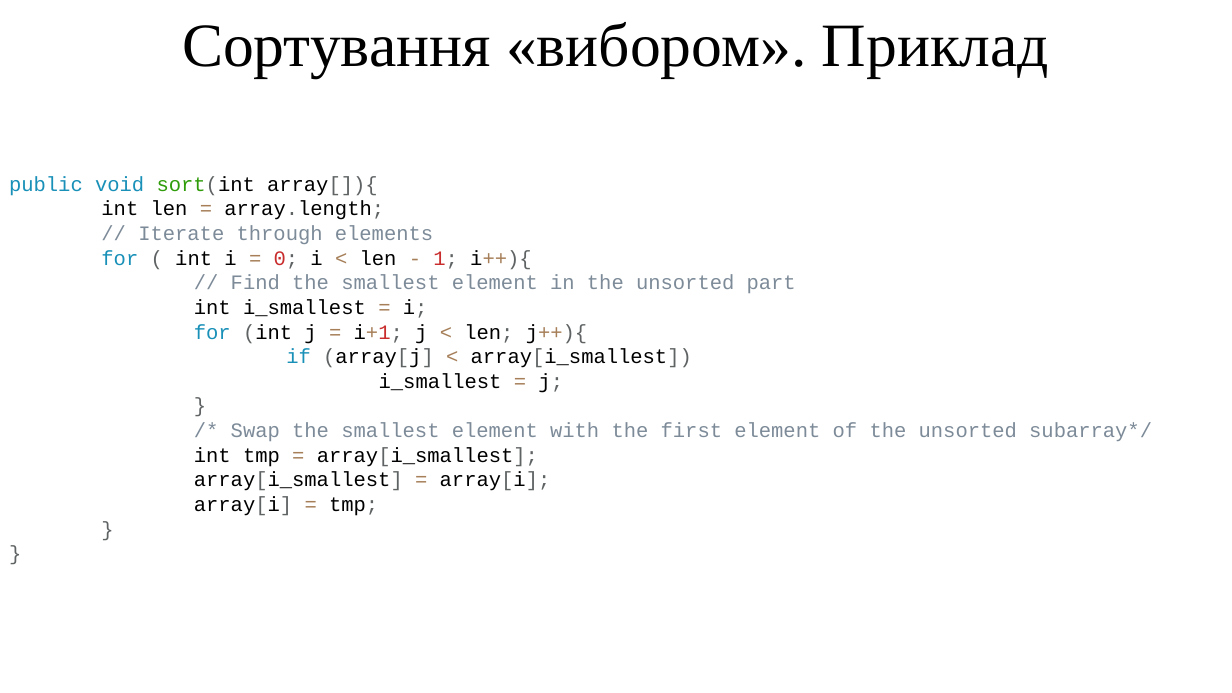
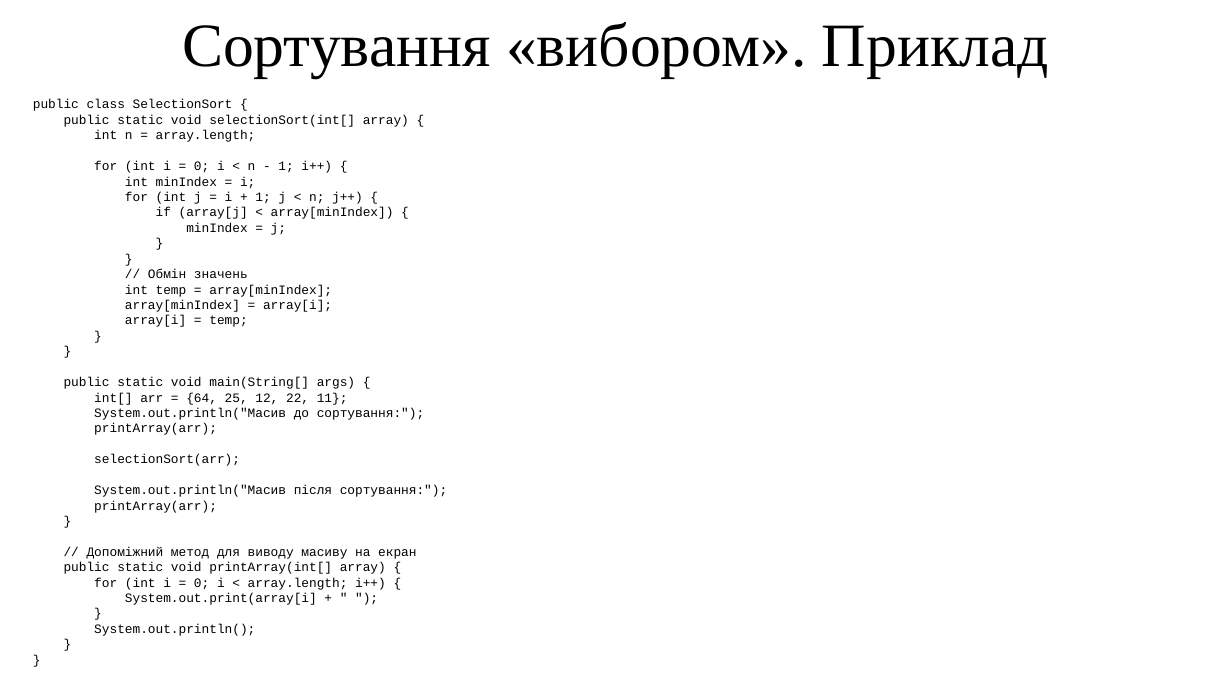
Before and after one commit to arg3ntuum/JavaCourse, a slide deck: slide 13 of Java Урок 8 Масиви. Алгоритми сортування.pptx. Drawn at 1232x693 pixels with LibreOffice and Linux fonts; fonts in the diff are those of the drawing. Boxes give left, top, right and bottom in pixels: in the first picture for what was removed or moved away, otherwise in the second. Text is boxed around its words. In the diff, an @@ line names an element or a change of style, - is before the commit and + after.

Commit message:
v 1.0.1
Фікси презентації з Алгоритмами сортування.

```diff
--- a/Java Урок 8 Масиви. Алгоритми сортування.pptx
+++ b/Java Урок 8 Масиви. Алгоритми сортування.pptx
@@ text "public class SelectionSort {": place and size @@
-text "public class SelectionSort {" at box(9, 176, 1152, 516)
+text "public class SelectionSort {" at box(33, 99, 447, 636)
@@ text "public class SelectionSort {" at box(33, 99, 447, 636): size 16 to 10 pt, text colour #5F6364 to #000000 in "}", "}" @@
@@ text at box(33, 99, 409, 235): text changed; size 16 to 10 pt @@
-public void sort(int array[]){
-int len = array.length;
-// Iterate through elements
-for ( int i = 0; i < len - 1; i++){
-// Find the smallest element in the unsorted part
-int i_smallest = i;
-for (int j = i+1; j < len; j++){
-if (array[j] < array[i_smallest])
-i_smallest = j;
-}
-/* Swap the smallest element with the first element of the unsorted subarray*/
-int tmp = array[i_smallest];
-array[i_smallest] = array[i];
-array[i] = tmp;
+public class SelectionSort {
+public static void selectionSort(int[] array) {
+int n = array.length;
+for (int i = 0; i < n - 1; i++) {
+int minIndex = i;
+for (int j = i + 1; j < n; j++) {
+if (array[j] < array[minIndex]) {
+minIndex = j;
@@ text at box(64, 269, 447, 636): paragraphs added @@
+// Обмін значень
+int temp = array[minIndex];
+array[minIndex] = array[i];
+array[i] = temp;
+}
+}
+public static void main(String[] args) {
+int[] arr = {64, 25, 12, 22, 11};
+System.out.println("Масив до сортування:");
+printArray(arr);
+selectionSort(arr);
+System.out.println("Масив після сортування:");
+printArray(arr);
+}
+// Допоміжний метод для виводу масиву на екран
+public static void printArray(int[] array) {
+for (int i = 0; i < array.length; i++) {
+System.out.print(array[i] + " ");
+}
+System.out.println();
+}
+}
```
Also in this commit, not shown: 5 other slides changed.
